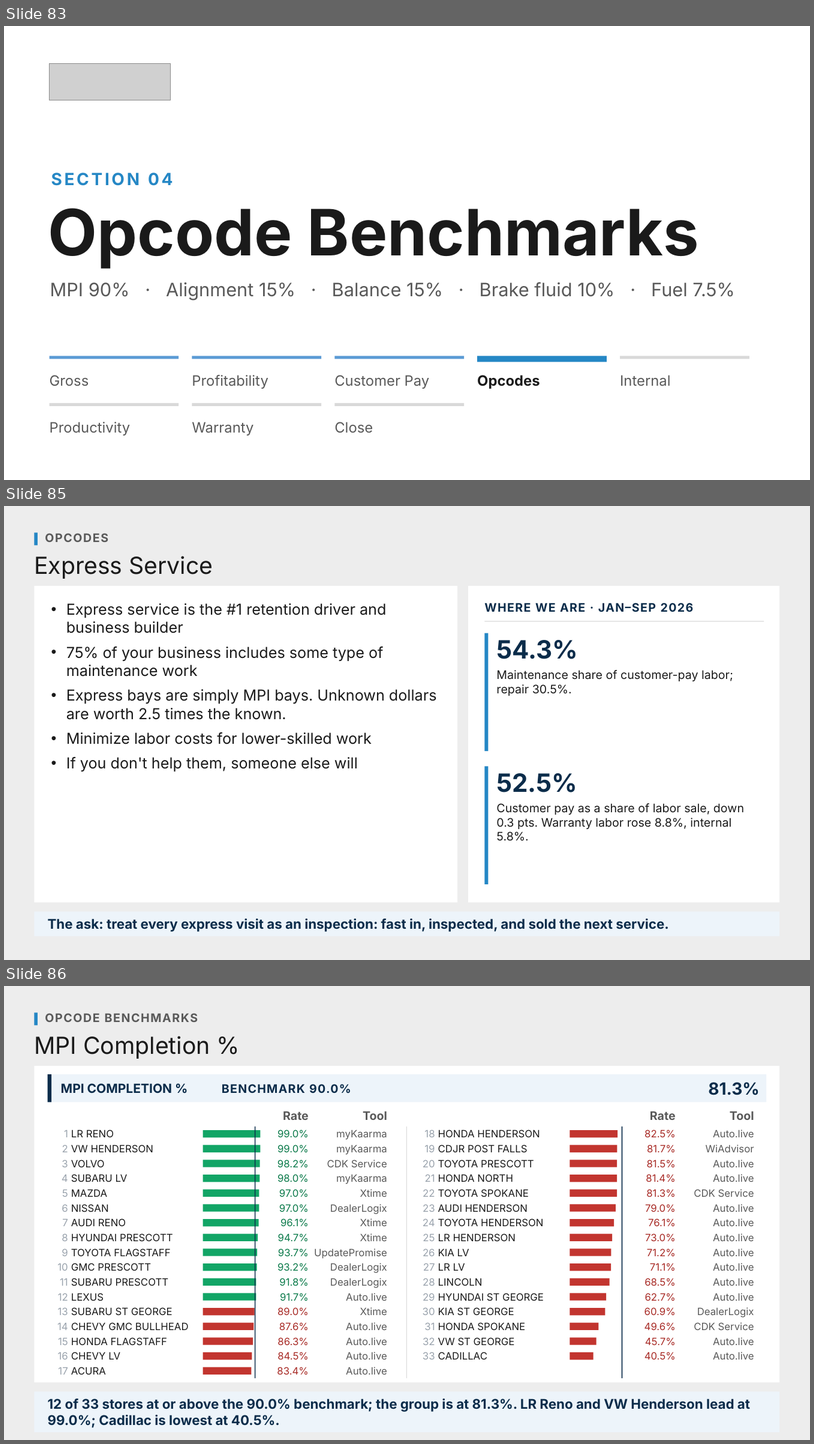
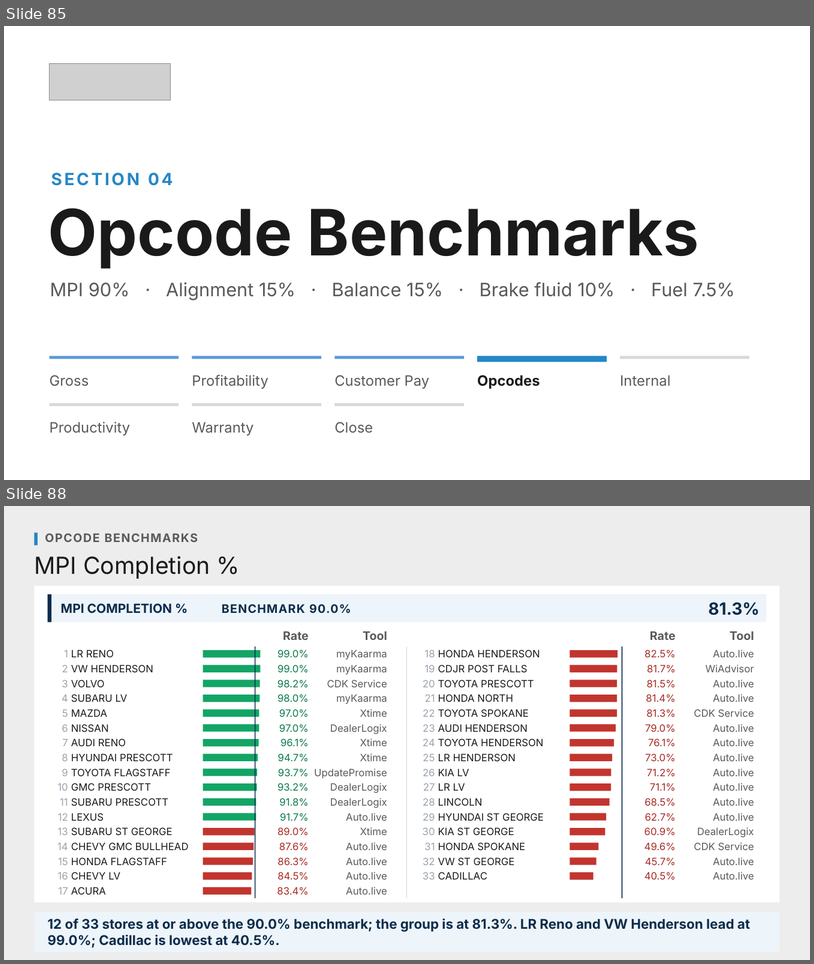
Before and after one commit to Ndresner/Noah, a slide deck: day2-deck/decks/Fixed Ops - Day 2 Example Test Deck.pptx. Shown one above the other, each under a label of ours: slides 83, 85 and 86 before the commit, slides 85 and 88 after it; the slides between them are not shown. The pictures are 814x1444 and 814x964 pixels, drawn with LibreOffice and Linux fonts; fonts in the diff are those of the drawing; grey boxes stand for pictures. Boxes give left, top, right and bottom in pixels: in the first picture for what was removed or moved away, otherwise in the second. Text is boxed around its words. In the diff, an @@ line names an element or a change of style, - is before the commit and + after.

```diff
--- a/day2-deck/decks/Fixed Ops - Day 2 Example Test Deck.pptx
+++ b/day2-deck/decks/Fixed Ops - Day 2 Example Test Deck.pptx
@@ slide 85 removed at [4, 506, 810, 960], background #EDEDED @@
@@ rectangle removed at [34, 532, 38, 546] @@
@@ text removed at [45, 533, 108, 542] @@
-OPCODES
@@ text removed at [34, 556, 213, 579] @@
-Express Service
@@ rectangle removed at [34, 586, 458, 902] @@
@@ rectangle removed at [468, 586, 780, 902] @@
@@ text removed at [66, 603, 437, 771] @@
-• Express service is the #1 retention driver and business builder
-• 75% of your business includes some type of maintenance work
-• Express bays are simply MPI bays. Unknown dollars are worth 2.5 times the known.
-• Minimize labor costs for lower-skilled work
-• If you don't help them, someone else will
@@ text removed at [485, 603, 694, 612] @@
-WHERE WE ARE · JAN–SEP 2026
@@ rectangle removed at [485, 621, 764, 622] @@
@@ rectangle removed at [485, 633, 489, 751] @@
@@ text removed at [497, 640, 578, 659] @@
-54.3%
@@ text removed at [497, 670, 734, 696] @@
-Maintenance share of customer-pay labor; repair 30.5%.
@@ rectangle removed at [485, 766, 489, 884] @@
@@ text removed at [497, 773, 578, 792] @@
-52.5%
@@ text removed at [497, 803, 744, 841] @@
-Customer pay as a share of labor sale, down 0.3 pts. Warranty labor rose 8.8%, internal 5.8%.
@@ rectangle removed at [34, 912, 780, 936] @@
@@ text removed at [48, 918, 669, 931] @@
-The ask: treat every express visit as an inspection: fast in, inspected, and sold the next service.
@@ what was slide 83 is now slide 85 @@
@@ what was slide 86 is now slide 88 @@
```
Also in this commit, not shown: 21 slides changed, 5 slides added, 9 other slides removed, 48 other files.
